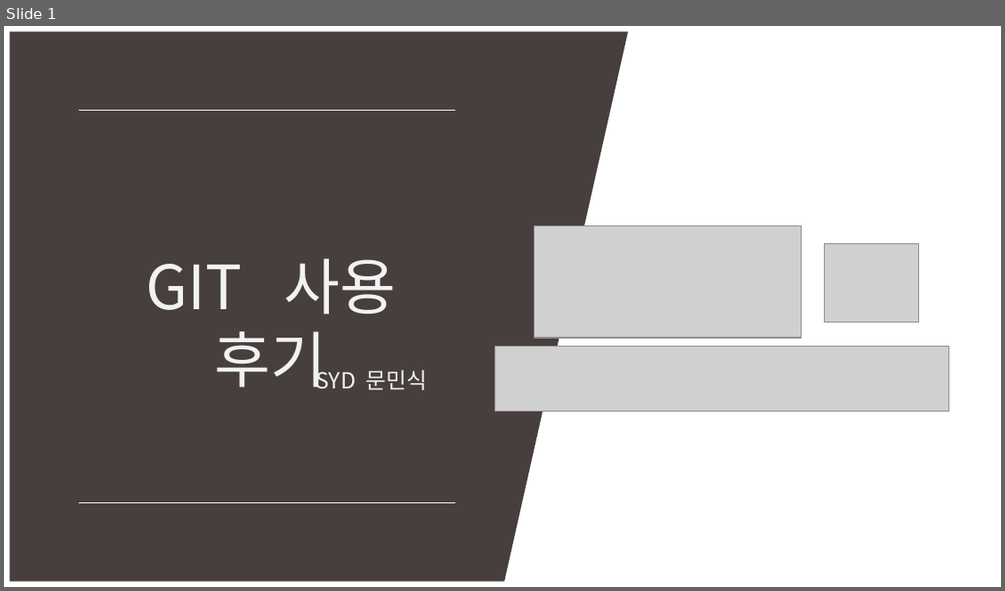
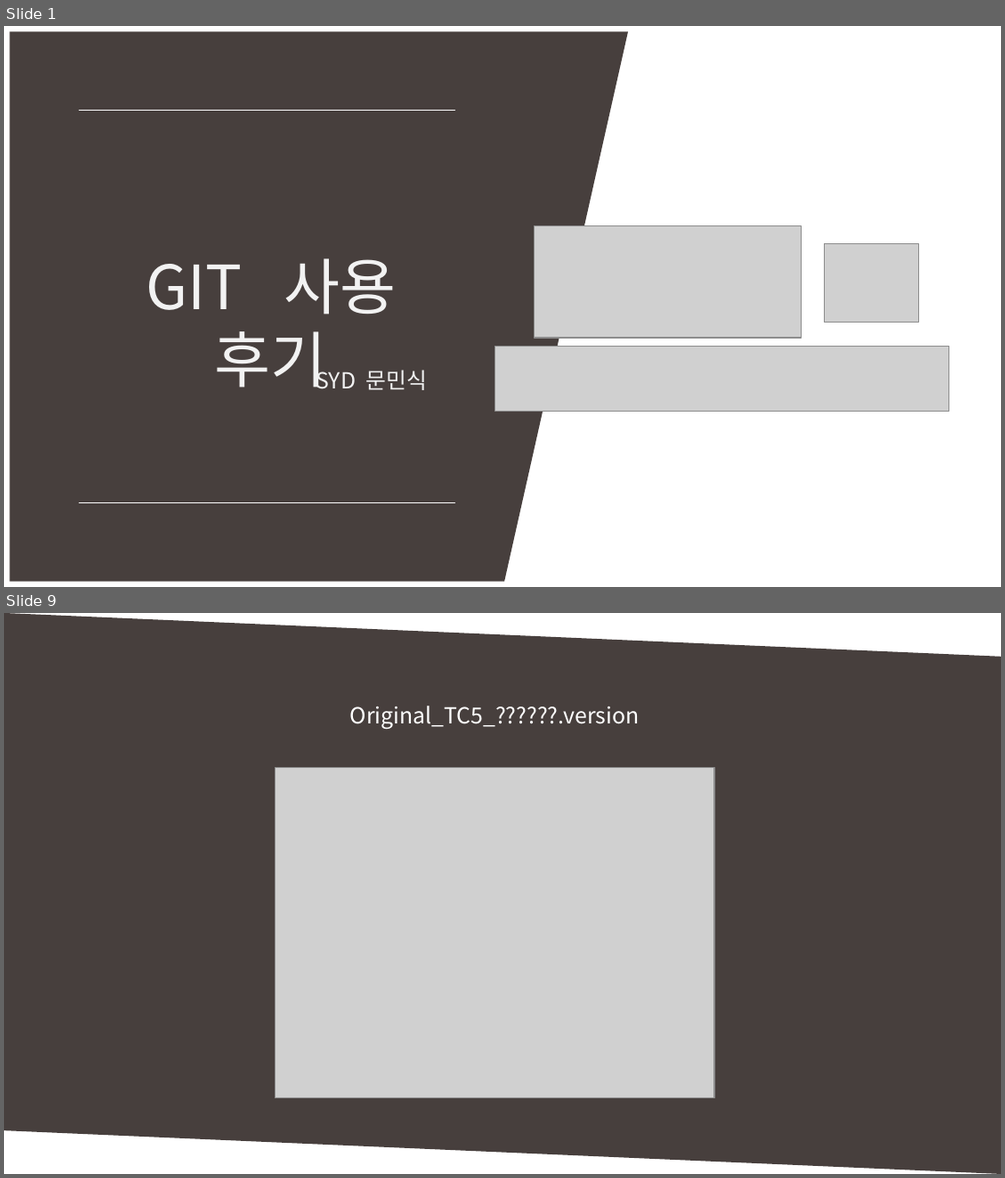
Before and after one commit to MinSikMoon/pptgit, a slide deck: git발표.pptx. Shown one above the other, each under a label of ours: slide 1 before the commit, slides 1 and 9 after it; the slides between them are not shown. The pictures are 1005x591 and 1005x1178 pixels, drawn with LibreOffice and Linux fonts; fonts in the diff are those of the drawing; grey boxes stand for pictures. Boxes give left, top, right and bottom in pixels: in the first picture for what was removed or moved away, otherwise in the second. Text is boxed around its words. In the diff, an @@ line names an element or a change of style, - is before the commit and + after.

```diff
--- a/git발표.pptx
+++ b/git발표.pptx
@@ slide 9 added at <box>4,613,1001,1174</box>, background #FFFFFF @@
@@ parallelogram added at <box>4,613,1001,1173</box>, fill #473F3D @@
@@ text added at <box>350,706,639,729</box>, 16 pt, text #FFFFFF @@
+Original_TC5_??????.version
@@ picture added at <box>275,768,715,1097</box> @@
```
Also in this commit, not shown: 5 slides changed, 3 other slides added.
